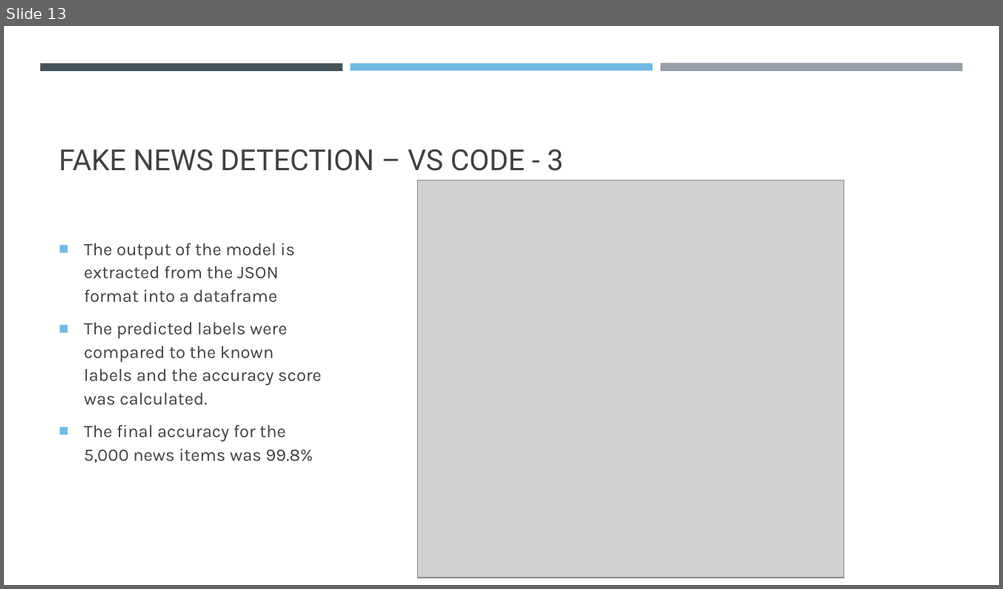
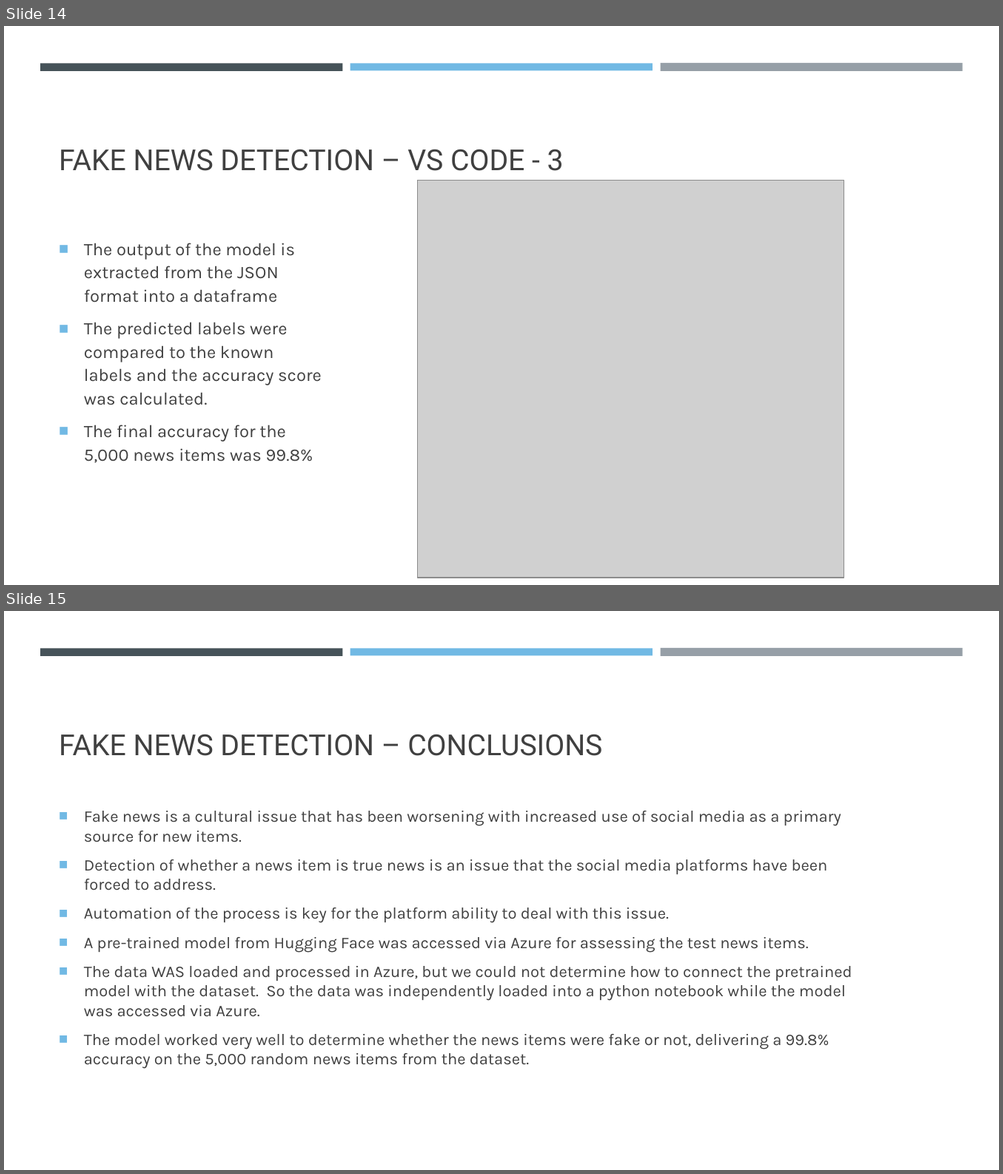
Before and after one commit to BrianJRitchie/Fake-News-Azure, a slide deck: AIDI1006_Assign4_Semal_Shastri_and_Brian_Ritchie.pptx. Shown one above the other, each under a label of ours: slide 13 before the commit, slides 14 and 15 after it. The pictures are 1003x589 and 1003x1174 pixels, drawn with LibreOffice and Linux fonts; fonts in the diff are those of the drawing; grey boxes stand for pictures. Boxes give left, top, right and bottom in pixels: in the first picture for what was removed or moved away, otherwise in the second. Text is boxed around its words. In the diff, an @@ line names an element or a change of style, - is before the commit and + after.

Commit message:
update presentation

```diff
--- a/AIDI1006_Assign4_Semal_Shastri_and_Brian_Ritchie.pptx
+++ b/AIDI1006_Assign4_Semal_Shastri_and_Brian_Ritchie.pptx
@@ slide 15 added at (4, 611, 999, 1170), background #FFFFFF; not listed: 3 template elements that a slide beside it also shows @@
@@ title added at (59, 734, 602, 756), 28 pt, text #404040 @@
+FAKE NEWS DETECTION – CONCLUSIONS
@@ text added at (84, 811, 852, 1069), 15.7 pt, text #404040 @@
+■ Fake news is a cultural issue that has been worsening with increased use of social media as a primary source for new items.
+■ Detection of whether a news item is true news is an issue that the social media platforms have been forced to address.
+■ Automation of the process is key for the platform ability to deal with this issue.
+■ A pre-trained model from Hugging Face was accessed via Azure for assessing the test news items.
+■ The data WAS loaded and processed in Azure, but we could not determine how to connect the pretrained model with the dataset. So the data was independently loaded into a python notebook while the model was accessed via Azure.
+■ The model worked very well to determine whether the news items were fake or not, delivering a 99.8% accuracy on the 5,000 random news items from the dataset.
@@ what was slide 13 is now slide 14 @@
```
Also in this commit, not shown: 2 other slides added.
